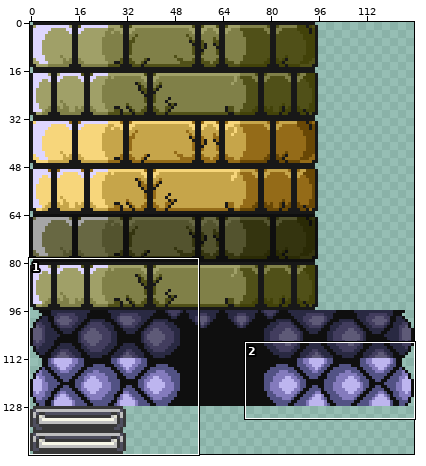
File history of a sprite sheet, data/tilesets/sideview/eagletower.tiles.png. The picture above shows the old version from afar; the outline marks the close-up.
Close-up. Earlier state:
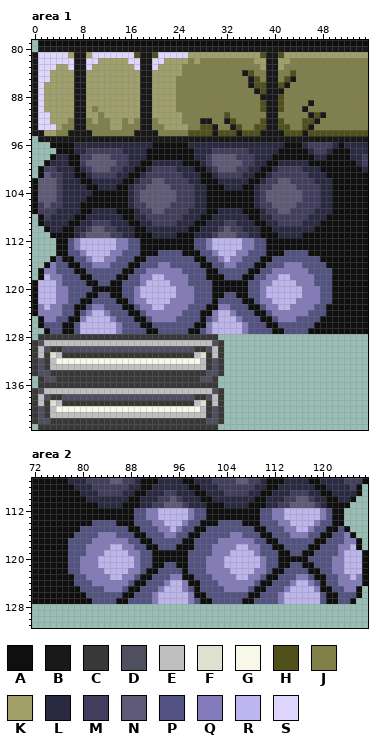
The file is 128x144 pixels. Shown: area 1: x 0..55, y 79..143; area 2: x 72..127, y 107..131. The commit also changed other parts of the picture, which this record leaves out.
Palette (. is transparent): A #0f0f0f  B #181818  C #383838  D #4f4f5f  E #bfbfbf  F #e0e0d0  G #f8f8e8  H #505018  J #808048  K #a0a068  L #292942  M #423d5e  N #5e5a77  P #525284  Q #847bbd  R #bdb5ef  S #ded6ff
Pixels before, area 1 (only the part around the change), first column x 0:
 79 .AAAAAAAAAAAAAAAAAAAAAAAAAAAAAAAAAAAAAAAAAAAAAAAAAAAAA
 80 .BBBBBBBBBBBBBBBBBBBBBBBBBBBBBBBBBBBBBBBBBBBBBBBBBBBBB
 81 BSSSSSKBBKSSSSSSSHBBHSSSSSKKKKKKKKKKKKHBBHKKKKKKKKKKKK
 82 BSSSSSSBBSSKKKKKSSBBSSKKKKJKJJJJJJJJJKKBBKKJJJJJJJJJJJ
 83 BSSSKKSBBSKKKKKKKSBBSKKKKJJJJJJJJJJJJJKBBKJJJJJJJJJJJJ
 84 BSSKKKKBBKKKKKKKKKBBKKKKKJJJJJJJJJJBHJJBBJJHJJJJJJJJJJ
 85 BSSKKKKBBKKKKKKKKKBBKKKKJJJJJJJJJJJJBHJBBJHBJJJJJJJJJJ
 86 BSKKKKKBBKKKKKKKKKBBKKKKJJJJJJJJJJJJBHHBBHBJJJJJJJJJJJ
 87 BSKKKKKBBKKKKKKKKKBBKKKKJJJJJJJJJJJJJBHBBBJJJJJJJJJJJJ
 88 BSKKKKKBBKKKKKKKKKBBKKKKJJJJJJJJJJJJJJBBBHJJJJJJJJJJJJ
 89 BSKKKKKBBKKKKKKKKKBBKKKKJJJJJJJJJJJJJJHBBHJJJJBJJJJJJJ
 90 BSKKKKKBBKJKKKKKKKBBKKKKJJJJJJJJJJJJJJHBBHJJJBJJJJJJJJ
 91 BSSKKKKBBKKJKKKKKKBBKKKKKJJJJJJJHJJJJJJBBJJJJJBHBJJJJJ
 92 BSSKKKJBBJKJJKKJKJBBJKKKKJJJBBJJBHJJJJHBBHJJJHHBJJJJJJ
 93 BSSSKJJBBJJJJKKJJJBBJJKKKKJJHHBJJBHJJHHBBHHJJHBJJJJJJJ
 94 BBKKJJBBBBJJJJJJJBBBBJJJJJHHHHBHHHBHHHBBBBHHHBHHHHHHHH
 95 .BBBBBBBBBBBBBBBBBBBBBBBBBBBBBBBBBBBBBBBBBBBBBBBBBBBBB
 96 ...AAAALLLLLLLLLLLLLAAAAAALLLLLLLLLLLLLLLLAAALMMMMLALL
 97 ....AAALLMMMMMMLLLLAAAAAAAALLLMMMMMMLLLLLAAAAALMMLAAAL
 98 ...ALLAAMMNNNMMMLLLAAAAAAAALLMNNNNMMMLLLAAAAAAALLAAAAL
 99 ..ALLLAAMNNNNNMMLLAALLLLLAAALMNNNNNMMLLAALLLLLAAAAAAAA
100 .AMMLLLALMNNNMMLLAALMMMMLLLAALMNNNMMLLAALMMMMLLLAAAAAA
101 .ANMMLLAALMMMMLLAALMMMMMMLLLAALMMMMLLAALMMMMMMLLLAAAAA
102 ANNNMLLLAALLLLLAALMMNNMMMMLLAAALLLLLAALMMNNMMMMLLLAAAA
103 ANNNMLLLLAALLLAALMMNNNNMMMMLLAAALLLAALMMNNNNMMMMLLAAAA
104 ANNNMLLLLLAAAAAALMNNNNNNMMMLLAAAAAAAALMNNNNNNMMMLLAAAA
105 ANNNMLLLLAAAAAAALMNNNNNNMMMLLAAAAAAAALMNNNNNNMMMLLAAAA
106 AMNMMLLLAAAAAAAALMMNNNNMMMMLLAAAAAAAALMMNNNNMMMMLLAAAA
107 AMMMLLLLAALLLLAAALMMNNMMMMLLLAALLLLAAALMMNNMMMMLLLAAAA
108 .AMLLLLAALLLLLLAALLMMMMMMLLLAALLLLLLAALLMMMMMMLLLAAAAA
109 .ALLLLAALLMMMLLLAALLMMMMLLLAALLLMMLLLAALLMMMMLLLAAAAAA
110 ..ALLAALLMNNMMLLLAALLLLLLLAALLLMNMMLLLAALLLLLLLAAAAAAA
111 ...AAAALMNNNNMMLLAAALLLLAAALLLMNNNMMLLAAALLLLAAAAAAAAA
112 ....AAPQRRRRRRQQPPAAAAAAAAAPPQRRRRRQQPPAAAAAAAAAAAAAAA
113 ....AAPQRRRRRRQQPPAAAAAAAAAPPQRRRRRQQPPAAAAAAAAAAAAAAA
114 ....AAPPQRRRRQQPPPAAAPPPPAAAPPQRRRQQPPPAAAPPPPAAAAAAAA
115 ...APAAPPQRRQQPPPAAPPPPPPPPAAPPQRQQPPPAAPPPPPPPPAAAAAA
116 ..AQPPAAPPQQQPPPAAPPPQQPPPPPAAPPQQPPPAAPPPQQQPPPPAAAAA
117 .AQQPPPAAPPPPPPAAPPQQQQQQPPPPAAPPPPPAAPPQQQQQQPPPPAAAA
118 .ARQQPPPAAPPPPAAPPQQRRQQQQPPPAAAPPPAAPPQQRRQQQQPPPAAAA
119 ARRRQPPPPAAPPAAPPPQRRRRQQQPPPPAAAAAAPPQQRRRRQQQPPPAAAA
120 ARRRQQPPPPAAAAAPPQRRRRRRQQQPPPAAAAAAPPQRRRRRRQQQPPAAAA
121 ARRRQQPPPAAPPAAPPQRRRRRRQQQPPPAAPPAAPPQRRRRRRQQQPPAAAA
122 ARRRQQPPAAPPPPAAPQQRRRRQQQQPPPAPPPPAAPQQRRRRQQQQPPAAAA
123 AQRQQPPAAPQQPPPAAPQQRRQQQQPPPAAQQPPPAAPQQRRQQQQPPAAAAA
124 AQQQQPPAPQRRQPPPAAPQQQQQQPPPAAQRRQPPPAAPQQQQQQPPPAAAAA
125 .AQQPPAAQRRRRQPPPAAPQQQQPPPPAPQRRRQPPPAAPQQQPPPPAAAAAA
126 .APPPAAPRRRRRRQPPPAAPPPPPPPAAQRRRRRQPPPAAPPPPPPAAAAAAA
127 ..APPAAPRRRRRRQPPPPAAPPPPPAAPQRRRRRQPPPPAAPPPPAAAAAAAA
128 .CCCCCCCCCCCCCCCCCCCCCCCCCCCCCC.......................
129 CDEEEEEEEEEEEEEEEEEEEEEEEEEEEEDC......................
130 CEDCCDDDDDDDDDDDDDDDDDDDDDDCCDEC......................
131 CECFECCCCCCCCCCCCCCCCCCCCCCEFCEC......................
132 CDCEGGGGGGGGGGGGGGGGGGGGGGGGECDC......................
133 CDCEEEEEEEEEEEEEEEEEEEEEEEEEECDC......................
134 CDDCCCCCCCCCCCCCCCCCCCCCCCCCCDDC......................
135 .CDDCCCCCCCCCCCCCCCCCCCCCCCCDDC.......................
136 .CCCCCCCCCCCCCCCCCCCCCCCCCCCCCC.......................
137 CDEEEEEEEEEEEEEEEEEEEEEEEEEEEEDC......................
138 CEDCCDDDDDDDDDDDDDDDDDDDDDDCCDEC......................
139 CECFECCCCCCCCCCCCCCCCCCCCCCEFCEC......................
140 CDCEGGGGGGGGGGGGGGGGGGGGGGGGECDC......................
141 CDCEEEEEEEEEEEEEEEEEEEEEEEEEECDC......................
142 CDDCCCCCCCCCCCCCCCCCCCCCCCCCCDDC......................
143 .CCCCCCCCCCCCCCCCCCCCCCCCCCCCCC.......................
Pixels before, area 2, first column x 72:
107 AAAAAALLLMMMMNNMMLAAALLLLAALLLMMMMNNMMLAAALLLLAALLLLMMMA
108 AAAAAAALLLMMMMMMLLAALLLLLLAALLLMMMMMMLLAALLLLLLAALLLLMA.
109 AAAAAAAALLLMMMMLLAALLLMMLLLAALLLMMMMLLAALLLMMMLLAALLLLA.
110 AAAAAAAAALLLLLLLAALLLMMNMLLLAALLLLLLLAALLLMMNNMLLAALLA..
111 AAAAAAAAAAALLLLAAALLMMNNNMLLLAAALLLLAAALLMMNNNNMLAAAA...
112 AAAAAAAAAAAAAAAAAPPQQRRRRRQPPAAAAAAAAAPPQQRRRRRRQPAA....
113 AAAAAAAAAAAAAAAAAPPQQRRRRRQPPAAAAAAAAAPPQQRRRRRRQPAA....
114 AAAAAAAAAAPPPPAAAPPPQQRRRQPPAAAPPPPAAAPPPQQRRRRQPPAA....
115 AAAAAAAAPPPPPPPPAAPPPQQRQPPAAPPPPPPPPAAPPPQQRRQPPAAPA...
116 AAAAAAAPPPPQQQPPPAAPPPQQPPAAPPPPPQQPPPAAPPPQQQPPAAPPQA..
117 AAAAAAPPPPQQQQQQPPAAPPPPPAAPPPPQQQQQQPPAAPPPPPPAAPPPQQA.
118 AAAAAAPPPQQQQRRQQPPAAPPPAAAPPPQQQQRRQQPPAAPPPPAAPPPQQRA.
119 AAAAAAPPPQQQRRRRQQPPAAAAAAPPPPQQQRRRRQPPPAAPPAAPPPPQRRRA
120 AAAAAAPPQQQRRRRRRQPPAAAAAAPPPQQQRRRRRRQPPAAAAAPPPPQQRRRA
121 AAAAAAPPQQQRRRRRRQPPAAPPAAPPPQQQRRRRRRQPPAAPPAAPPPQQRRRA
122 AAAAAAPPQQQQRRRRQQPAAPPPPAPPPQQQQRRRRQQPAAPPPPAAPPQQRRRA
123 AAAAAAAPPQQQQRRQQPAAPPPQQAAPPPQQQQRRQQPAAPPPQQPAAPPQQRQA
124 AAAAAAAPPPQQQQQQPAAPPPQRRQAAPPPQQQQQQPAAPPPQRRQPAPPQQQQA
125 AAAAAAAAPPPPQQQPAAPPPQRRRQPAPPPPQQQQPAAPPPQRRRRQAAPPQQA.
126 AAAAAAAAAPPPPPPAAPPPQRRRRRQAAPPPPPPPAAPPPQRRRRRRPAAPPPA.
127 AAAAAAAAAAPPPPAAPPPPQRRRRRQPAAPPPPPAAPPPPQRRRRRRPAAPPA..
The same view after the edit:
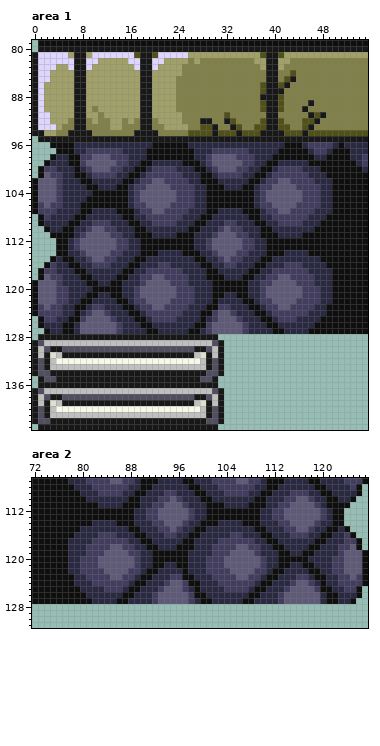
The edit:
Changed rows in their new state; - is an unchanged pixel.
Area 1:
first column x 35:
 84 JJ-
 85 -JJ
 86 -JJ
 87 --J
first column x 0:
112 ------LMNNNNNNMMLL---------LLMNNNNNMMLL-----------
113 ------LMNNNNNNMMLL---------LLMNNNNNMMLL-----------
114 ------LLMNNNNMMLLL---LLLL---LLMNNNMMLLL---LLLL----
115 ----L--LLMNNMMLLL--LLLLLLLL--LLMNMMLLL--LLLLLLLL--
116 ---MLL--LLMMMLLL--LLLMMLLLLL--LLMMLLL--LLLMMMLLLL-
117 --MMLLL--LLLLLL--LLMMMMMMLLLL--LLLLL--LLMMMMMMLLLL
118 --NMMLLL--LLLL--LLMMNNMMMMLLL---LLL--LLMMNNMMMMLLL
119 -NNNMLLLL--LL--LLLMNNNNMMMLLLL------LLMMNNNNMMMLLL
120 -NNNMMLLLL-----LLMNNNNNNMMMLLL------LLMNNNNNNMMMLL
121 -NNNMMLLL--LL--LLMNNNNNNMMMLLL--LL--LLMNNNNNNMMMLL
122 -NNNMMLL--LLLL--LMMNNNNMMMMLLL-LLLL--LMMNNNNMMMMLL
123 -MNMMLL--LMMLLL--LMMNNMMMMLLL--MMLLL--LMMNNMMMMLL-
124 -MMMMLL-LMNNMLLL--LMMMMMMLLL--MNNMLLL--LMMMMMMLLL-
125 --MMLL--MNNNNMLLL--LMMMMLLLL-LMNNNMLLL--LMMMLLLL--
126 --LLL--LNNNNNNMLLL--LLLLLLL--MNNNNNMLLL--LLLLLL---
127 ---LL--LNNNNNNMLLLL--LLLLL--LMNNNNNMLLLL--LLLL----
128 -BBBBBBBBBBBBBBBBBBBBBBBBBBBBBB-------------------
129 B------------------------------B------------------
130 B--BB----------------------BB--B------------------
131 B-B--BBBBBBBBBBBBBBBBBBBBBB--B-B------------------
132 B-B--------------------------B-B------------------
133 B-B--------------------------B-B------------------
134 B--BBBBBBBBBBBBBBBBBBBBBBBBBB--B------------------
135 -B--BBBBBBBBBBBBBBBBBBBBBBBB--B-------------------
136 -BBBBBBBBBBBBBBBBBBBBBBBBBBBBBB-------------------
137 B------------------------------B------------------
138 B--BB----------------------BB--B------------------
139 B-B--BBBBBBBBBBBBBBBBBBBBBB--B-B------------------
140 B-B--------------------------B-B------------------
141 B-B--------------------------B-B------------------
142 B--BBBBBBBBBBBBBBBBBBBBBBBBBB--B------------------
143 -BBBBBBBBBBBBBBBBBBBBBBBBBBBBBB-------------------
Area 2:
first column x 78:
112 -----------LLMMNNNNNMLL---------LLMMNNNNNNML-----
113 -----------LLMMNNNNNMLL---------LLMMNNNNNNML-----
114 ----LLLL---LLLMMNNNMLL---LLLL---LLLMMNNNNMLL-----
115 --LLLLLLLL--LLLMMNMLL--LLLLLLLL--LLLMMNNMLL--L---
116 -LLLLMMMLLL--LLLMMLL--LLLLLMMLLL--LLLMMMLL--LLM--
117 LLLLMMMMMMLL--LLLLL--LLLLMMMMMMLL--LLLLLL--LLLMM-
118 LLLMMMMNNMMLL--LLL---LLLMMMMNNMMLL--LLLL--LLLMMN-
119 LLLMMMNNNNMMLL------LLLLMMMNNNNMLLL--LL--LLLLMNNN
120 LLMMMNNNNNNMLL------LLLMMMNNNNNNMLL-----LLLLMMNNN
121 LLMMMNNNNNNMLL--LL--LLLMMMNNNNNNMLL--LL--LLLMMNNN
122 LLMMMMNNNNMML--LLLL-LLLMMMMNNNNMML--LLLL--LLMMNNN
123 -LLMMMMNNMML--LLLMM--LLLMMMMNNMML--LLLMML--LLMMNM
124 -LLLMMMMMML--LLLMNNM--LLLMMMMMML--LLLMNNML-LLMMMM
125 --LLLLMMML--LLLMNNNML-LLLLMMMML--LLLMNNNNM--LLMM-
126 ---LLLLLL--LLLMNNNNNM--LLLLLLL--LLLMNNNNNNL--LLL-
127 ----LLLL--LLLLMNNNNNML--LLLLL--LLLLMNNNNNNL--LL--
Changed places in both close-ups, as pixel boxes (x1, y1, x2, y2):
changed: (242, 70, 260, 94)
changed: (32, 238, 332, 430)
changed: (68, 508, 362, 604)
